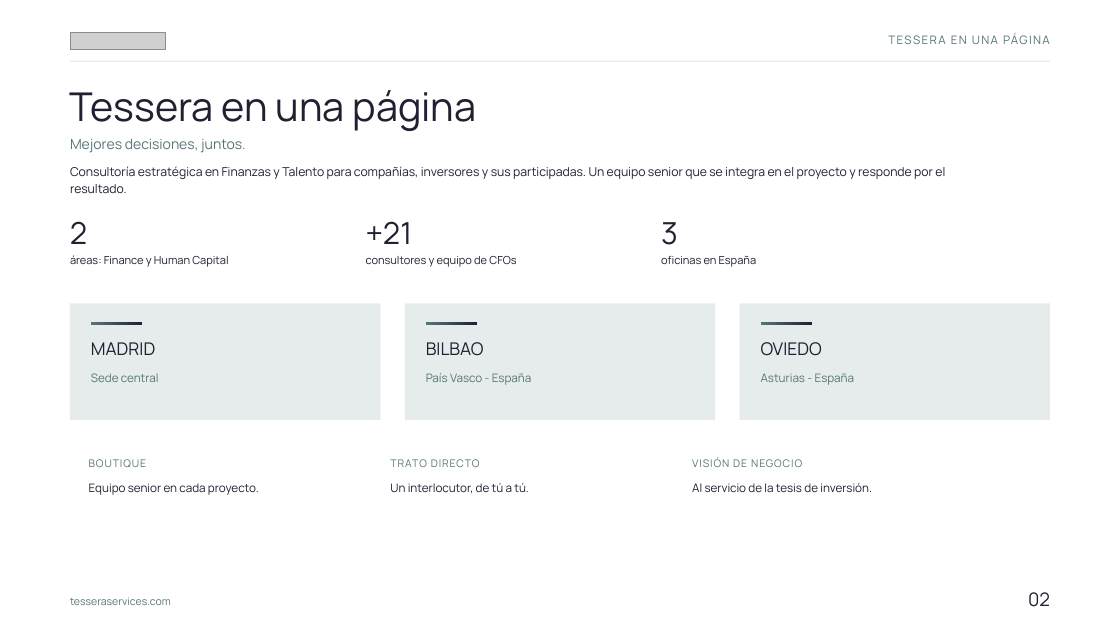
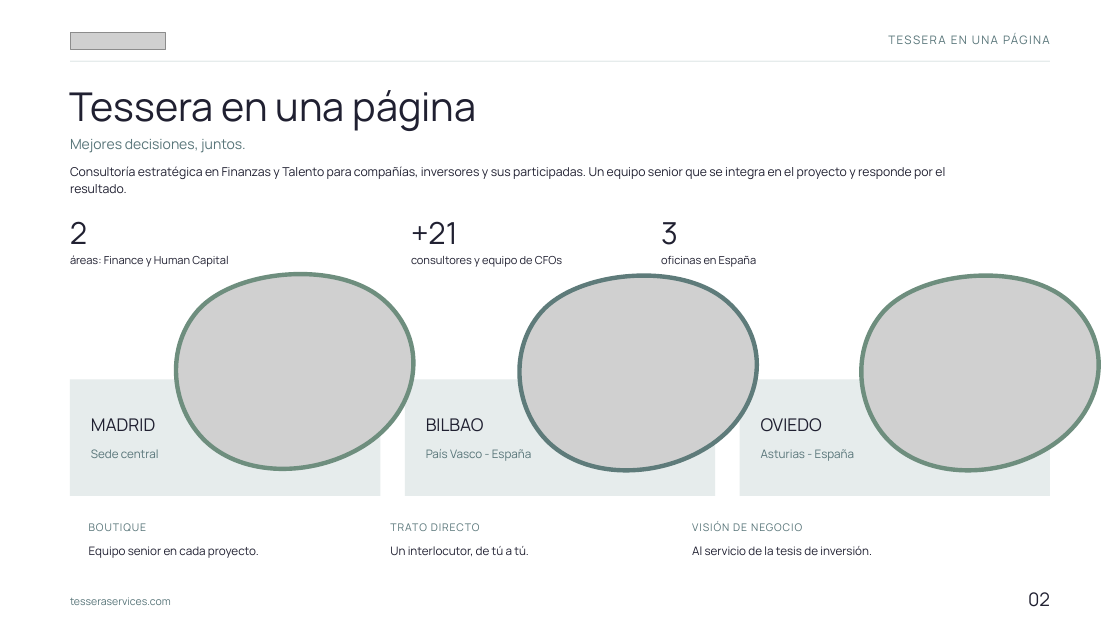
Before and after one commit to Tesserers/TESSAIX, a slide deck: slide 2 of plantilla_hc_finance.pptx. Drawn at 1120x630 pixels with LibreOffice and Linux fonts; fonts in the diff are those of the drawing; grey boxes stand for pictures. Boxes give left, top, right and bottom in pixels: in the first picture for what was removed or moved away, otherwise in the second. Text is boxed around its words. In the diff, an @@ line names an element or a change of style, - is before the commit and + after.

```diff
--- a/plantilla_hc_finance.pptx
+++ b/plantilla_hc_finance.pptx
@@ text "+21": place and size @@
-text "+21" at <box>366,221,413,244</box>
+text "+21" at <box>411,221,458,244</box>
@@ text "consultores y equipo de CFOs": place and size @@
-text "consultores y equipo de CFOs" at <box>366,256,516,267</box>
+text "consultores y equipo de CFOs" at <box>411,256,562,267</box>
@@ picture added at <box>176,274,414,469</box> @@
@@ picture added at <box>519,276,757,471</box> @@
@@ picture added at <box>861,276,1099,471</box> @@
@@ rectangle removed at <box>91,322,142,325</box> @@
@@ rectangle removed at <box>426,322,477,325</box> @@
@@ rectangle removed at <box>761,322,812,325</box> @@
@@ 6 texts, 3 rectangles: place and size @@
-6 texts, 3 rectangles at <box>70,303,1050,420</box>
+6 texts, 3 rectangles at <box>70,380,1050,497</box>
@@ 6 texts, 3 rectangles: place and size @@
-6 texts, 3 rectangles at <box>70,441,957,523</box>
+6 texts, 3 rectangles at <box>70,504,957,586</box>
```
Also in this commit, not shown: 10 other slides changed, 7 other files.
